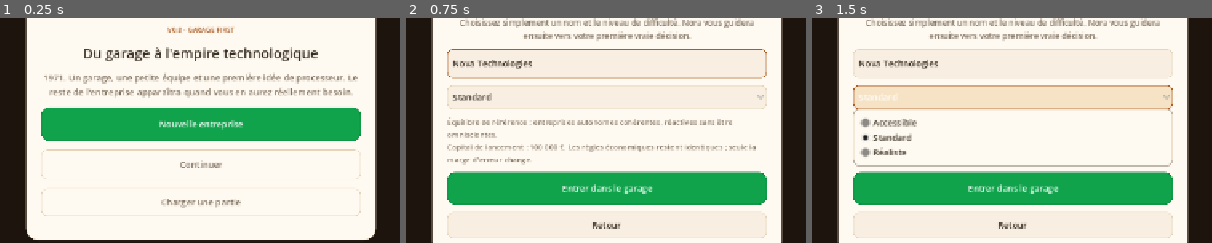
Above: before the commit, frames 1-3 (left to right).
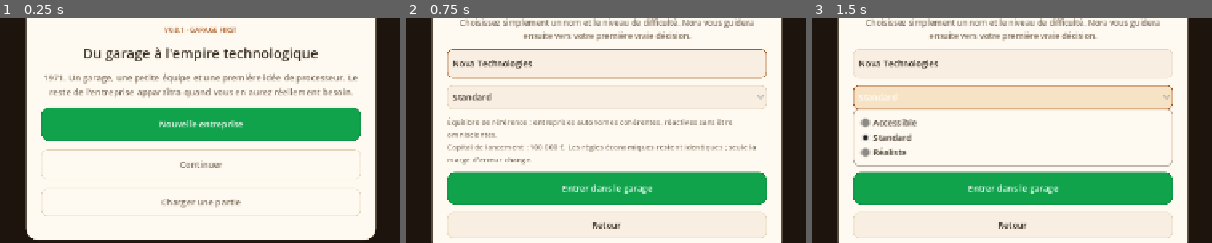
Above: after the commit, the same moments.

Repository: vadorus/addonhardwaregame2d
Game: Godot game, scene res://main.tscn
Same seed, same stepped clock (60 frames per second), same inputs: the game is played once before the commit and once after it.
Inputs:
- Up to frame 1 (0.25 s): no input
- Up to frame 2 (0.75 s): click "Nouvelle entreprise" at 0.5 s
- Up to frame 3 (1.5 s): click "Standard" at 1.25 s
The pictures show only the part of the screen within x 25-75%, y 30-80%; the shares and areas given below are measured in that part.

The runs differ from the first frame. In frame 1, 0.3% of the frame differs, in the area x 41-59%, y 3-7%; in frame 2, nothing differs; in frame 3, nothing differs.

Commit message:
v0.8.1: versions PC et Android documentées + script de build, APK allégé, correctif clavier mobile
docs/BUILD_PC_ANDROID.md : prérequis, commandes, réglages par plateforme, numéro de version, CI, vérification sur Pixel 10. tools/build_all.ps1 : tests puis export Windows + APK (option -Install). Exports : docs/tests/build exclus (APK 30 Mo au lieu de 270). Version 0.8.1 (versionCode 9). Création d'entreprise : pas de focus automatique sur mobile (le clavier cachait le bouton). README mis à jour.

Diff:
--- a/main.gd
+++ b/main.gd
@@ -1098,7 +1098,7 @@
 	brand.horizontal_alignment = HORIZONTAL_ALIGNMENT_CENTER
 	brand.add_theme_color_override("font_color", APP_CYAN)
 	setup_title_box.add_child(brand)
-	var version := _eyebrow("V0.8 - GARAGE FIRST")
+	var version := _eyebrow("V0.8.1 - GARAGE FIRST")
 	version.horizontal_alignment = HORIZONTAL_ALIGNMENT_CENTER
 	setup_title_box.add_child(version)
 	var title := _label("Du garage à l'empire technologique", 22)
@@ -1206,7 +1206,8 @@
 		setup_title_box.visible = false
 	if setup_creation_box != null:
 		setup_creation_box.visible = true
-	if setup_name != null:
+	if setup_name != null and not _is_mobile():
+		# Sur téléphone, le focus automatique ouvrirait le clavier par-dessus le bouton « Entrer dans le garage ».
 		setup_name.grab_focus()
 
 func _build_first_cpu_workshop_layer() -> void:
--- a/project.godot
+++ b/project.godot
@@ -14,7 +14,7 @@
 
 [application]
 
-config/name="Tech Empire Prototype V0.8 - Garage First"
+config/name="Tech Empire Prototype V0.8.1 - Garage First"
 run/main_scene="uid://e28phl1nvy5i"
 config/use_custom_user_dir=true
 config/custom_user_dir_name="TechEmpire"
Not shown, added: docs/.gdignore
Not shown, changed: export_presets.cfg
Not shown, changed: README.md
Not shown, added: docs/BUILD_PC_ANDROID.md
Not shown, added: tools/build_all.ps1
